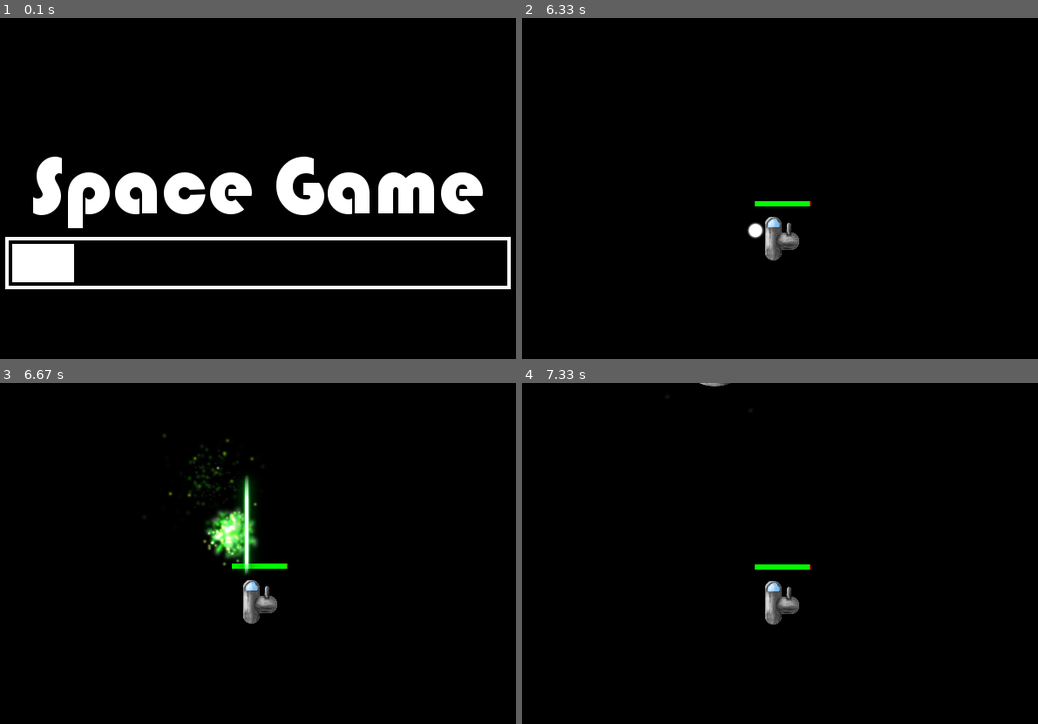
Above: before the commit, frames 1-4 (two rows, left to right).
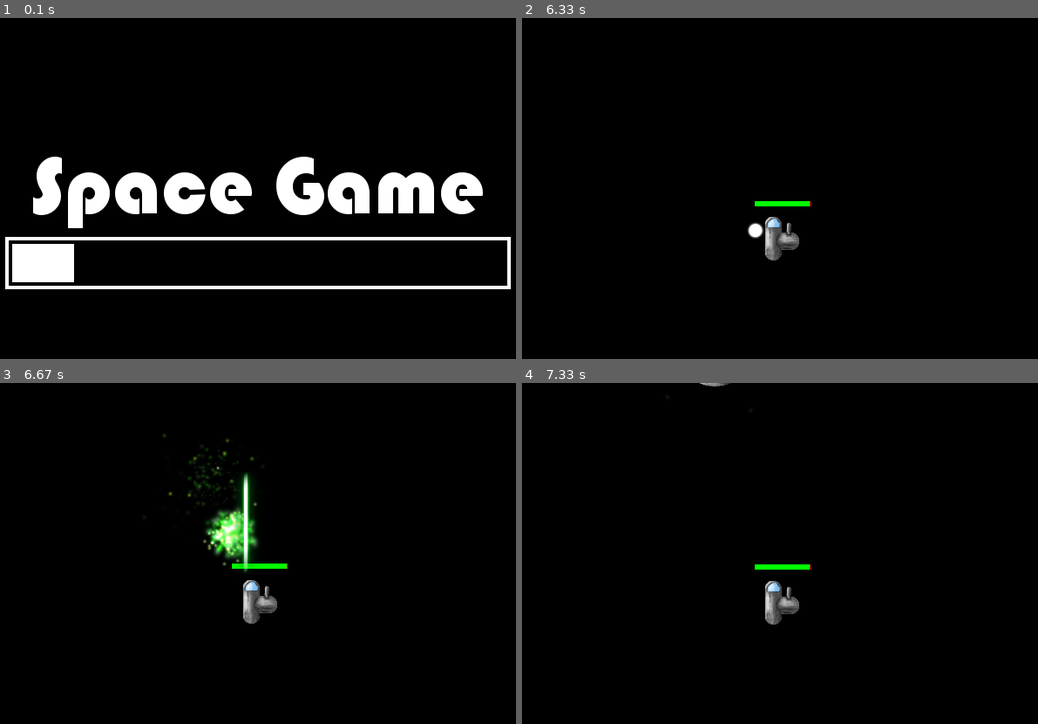
Above: after the commit, the same moments.

Repository: nathanrw/space_game
Game: pygame game, started from game.py
The game is run twice, just before and just after one commit, with the same random seed, the same clock (stepped at 60 frames per second) and the same inputs. The source is Python 2; it was converted automatically to run under Python 3.
Inputs (mouse positions are in pixels of both pictures, inside the frame that each line leads up to):
- Up to frame 1 (0.1 s): no input
- Up to frame 2 (6.33 s): hold W 0.83-1.3 s; move the mouse to (960, 215) at 0.87 s; click (836, 318) at 1.38 s; click (609, 164) at 1.72 s; hold D 2-2.47 s; hold A 2.5-3.03 s; hold A 3.4-3.8 s; hold W 3.83-4.2 s; hold D 4.23-4.87 s; hold A 5.3-5.77 s; hold D 5.8-6.27 s; hold W from 6.3 s (still down)
- Up to frame 3 (6.67 s): release W at 6.6 s; hold D from 6.63 s (still down)
- Up to frame 4 (7.33 s): release D at 7.1 s; hold A from 7.13 s (still down)

Frames 1-2 are identical in both runs. In frame 3, 0.3% of the frame differs, in the area x 46-49%, y 26-57%; in frame 4, nothing differs.

Commit message:
Add carriers and fighters.

Diff:
--- a/drawing.py
+++ b/drawing.py
@@ -112,7 +112,7 @@
         screen = camera.surface()
         relative_velocity = self.body.velocity - self.player_body.velocity
         rotation = relative_velocity.get_angle()
-        rotated = pygame.transform.rotate(self.image, 90 - rotation)
+        rotated = pygame.transform.rotate(self.image, 90 - rotation + 180)
         pos = camera.world_to_screen(self.body.position) - Vec2d(rotated.get_rect().center)
         screen.blit(rotated, pos)
 
--- /dev/null
+++ b/enemy_fighter/anim.txt
@@ -0,0 +1,6 @@
+{
+  "name_base": "enemy_fighter",
+  "num_frames": 1,
+  "extension": ".png",
+  "period": 1
+}
--- a/game.py
+++ b/game.py
@@ -118,7 +118,7 @@
         self.player = Player(self.camera)
         self.add_new_object(self.player)
 
-        target = Target()
+        target = Carrier()
         self.add_new_object(target)
         target.body.position = Vec2d((0, 100))
 
@@ -425,21 +425,16 @@
 
 
 class Target(Shooter):
-    """ An enemy than can fly around shooting bullets and spawning other
-    enemies. """
-
-    def __init__(self):
+    """ An enemy than can fly around shooting bullets. """
+
+    def __init__(self, anim_name):
         """ Inject dependencies and setup default parameters. """
-        Shooter.__init__(self, "pewpewgreen.png", "green_explosion/explosion.txt", "enemy_ship/anim.txt")
-        self.spawn_timer = Timer(20)
+        Shooter.__init__(self, "pewpewgreen.png", "green_explosion/explosion.txt", anim_name)
         self.gunner = None
 
     def initialise(self, game_services):
         """ Overidden to configure the body and the gun. """
         Shooter.initialise(self, game_services)
-        self.hp = 200
-        self.max_hp = self.hp
-        self.body.size = 64
         self.gun.spread = 10
         self.gun.shots_per_second = 5
         self.gunner = BurstFireGunnery(self.gun)
@@ -467,6 +462,24 @@
         self.gunner.track(player.body)
         self.gunner.update(dt)
 
+class Carrier(Target):
+    """ A large craft that launches fighters. """
+
+    def __init__(self):
+        """ Inject dependencies and setup default parameters. """
+        Target.__init__(self, "enemy_ship/anim.txt")
+        self.spawn_timer = Timer(20)
+
+    def initialise(self, game_services):
+        """ Overidden to configure the body and the gun. """
+        Target.initialise(self, game_services)
+        self.hp = 200
+        self.max_hp = self.hp
+        self.body.size = 64
+
+    def update(self, dt):
+        Target.update(self, dt)
+
         # Launch fighters!
         if self.spawn_timer.tick(dt):
             self.spawn_timer.reset()
@@ -477,13 +490,24 @@
         if self.hp > self.max_hp/2:
             for i in range(random.randrange(3, 6)):
                 direction = Vec2d(0, 1).rotated(360*random.random())
-                child = Target()
+                child = Fighter()
                 self.game_services.add_new_object(child)
                 child.body.velocity = self.body.velocity + direction * 250
                 child.body.position = Vec2d(self.body.position)
-                child.hp = self.hp/2
-                child.max_hp = child.hp
-            self.hp /= 2
+
+class Fighter(Target):
+    """ A small craft that shoots lasers. """
+
+    def __init__(self):
+        """ Inject dependencies and setup default parameters. """
+        Target.__init__(self, "enemy_fighter/anim.txt")
+
+    def initialise(self, game_services):
+        """ Overidden to configure the hp """
+        Target.initialise(self, game_services)
+        self.hp = 10
+        self.max_hp = self.hp
+        self.body.size = 20
 
 class Camera(GameObject):
     """ A camera, which drawing is done in relation to. """
@@ -537,7 +561,7 @@
                               self.bullet_explosion_anim_name)
         self.torpedo_gun = ShootingBulletGun(self.body,
                                              game_services,
-                                             "pewpewgreen.png",
+                                             "rocket.png",
                                              "big_explosion/explosion.txt",
                                              self.bullet_image_name,
                                              self.bullet_explosion_anim_name,
Binary file added: enemy_fighter/enemy_fighter0000.png
Binary file added: rocket.png
Not shown, added: enemy_fighter/enemy_fighter.xcf
Not shown, added: rocket.xcf
